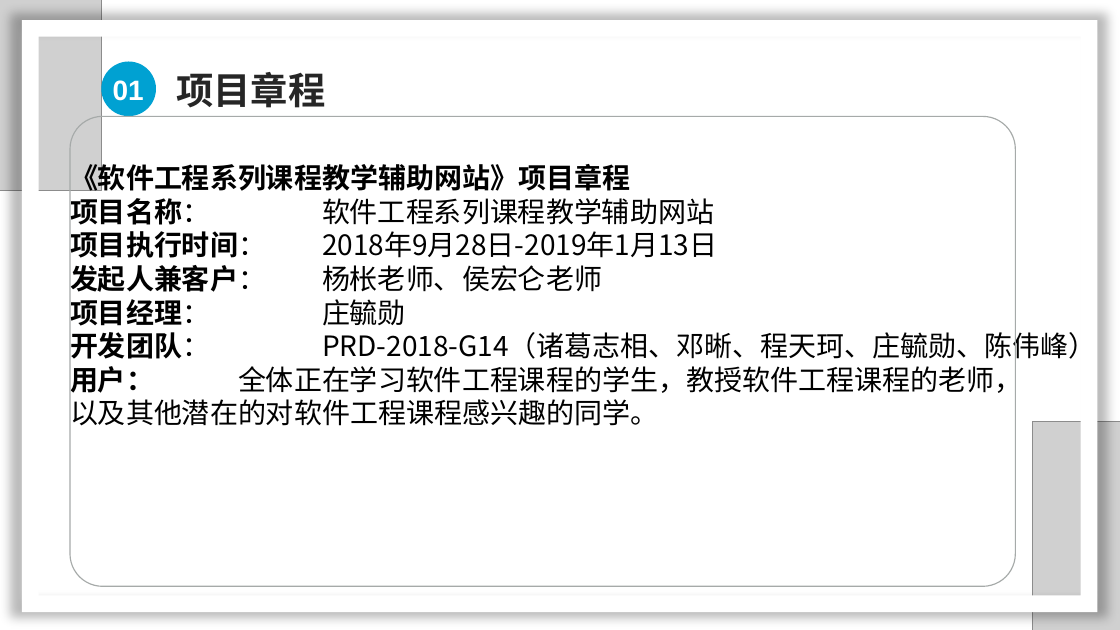
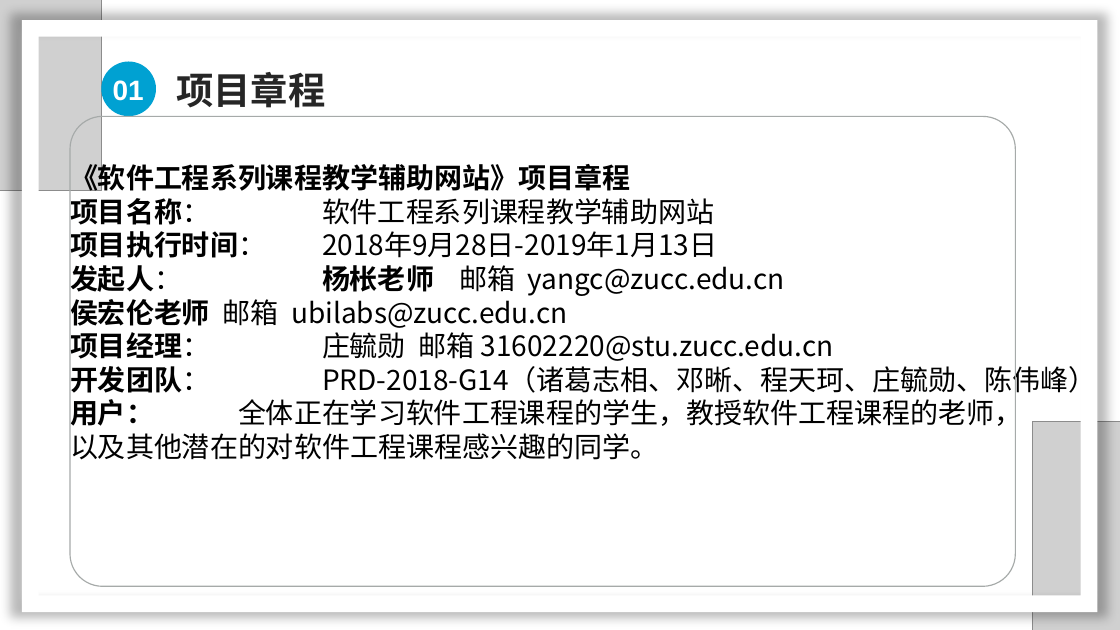
Before and after one commit to SarielX98/PRD2018G14, a slide deck: slide 4 of 受控文档/2项目计划/PRD2018-G14-软件需求工程审核PPT.pptx. Drawn at 1120x630 pixels with LibreOffice and Linux fonts; fonts in the diff are those of the drawing; grey boxes stand for pictures; background and template pictures are left out. Boxes give left, top, right and bottom in pixels: in the first picture for what was removed or moved away, otherwise in the second. Text is boxed around its words. In the diff, an @@ line names an element or a change of style, - is before the commit and + after.

```diff
--- a/受控文档/2项目计划/PRD2018-G14-软件需求工程审核PPT.pptx
+++ b/受控文档/2项目计划/PRD2018-G14-软件需求工程审核PPT.pptx
@@ text at [70, 261, 834, 364]: text changed @@
-发起人兼客户： 杨枨老师、侯宏仑老师
-项目经理： 庄毓勋
+发起人： 杨枨老师 邮箱 yangc@zucc.edu.cn
+侯宏伦老师 邮箱 ubilabs@zucc.edu.cn
+项目经理： 庄毓勋 邮箱 31602220@stu.zucc.edu.cn
```
Also in this commit, not shown: 4 other slides changed, 1 slide added.
